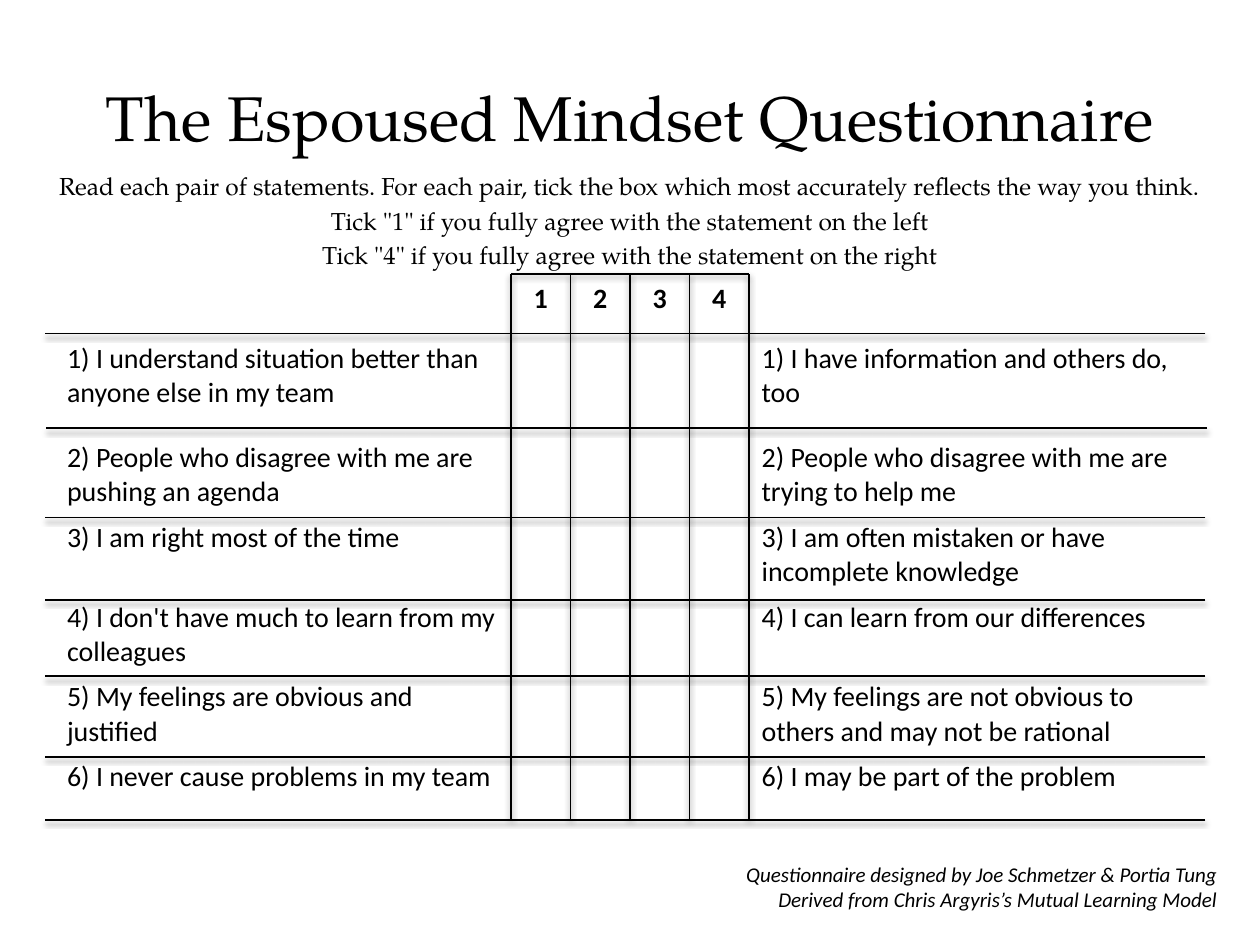
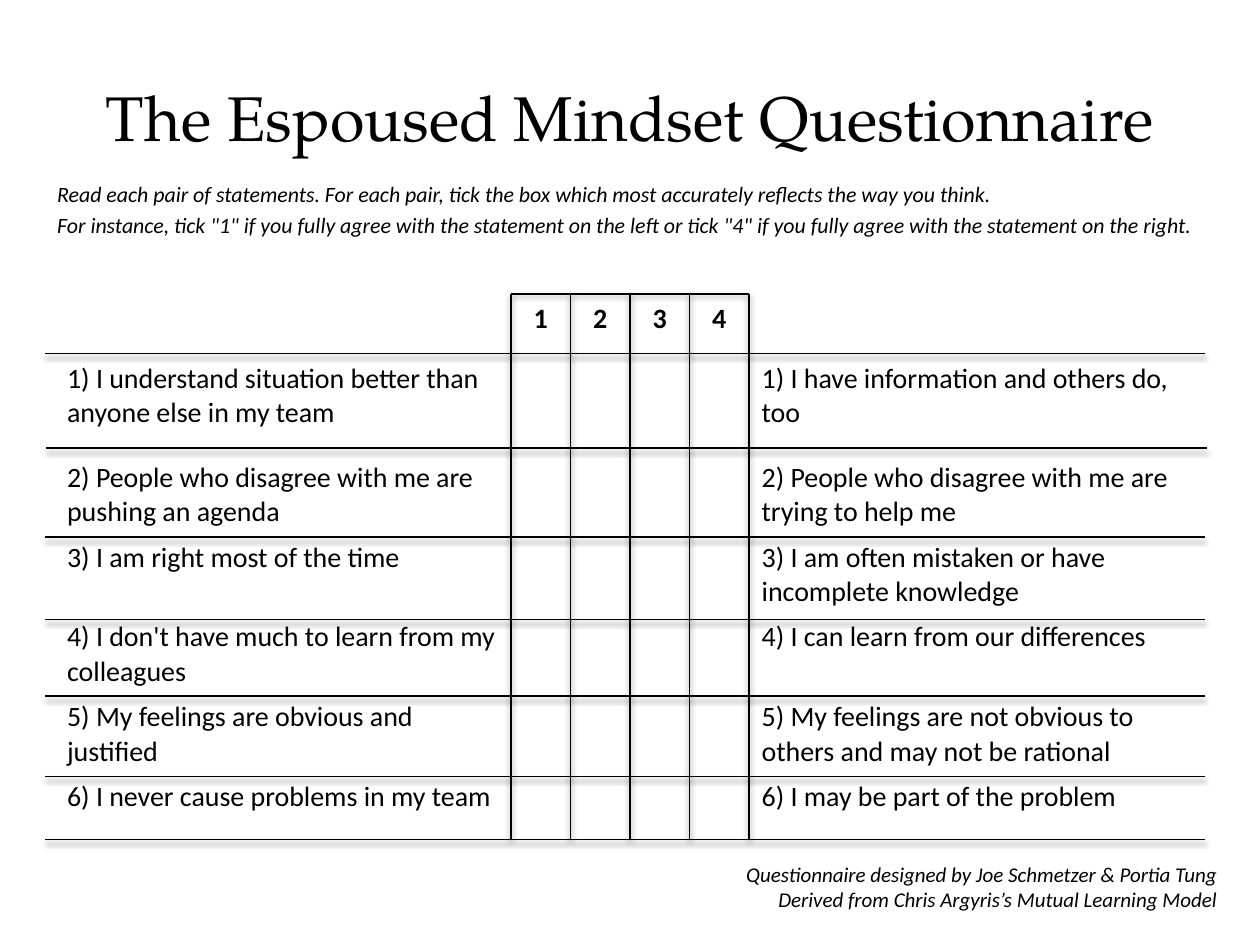
Before and after one commit to tumbarumba/effective-communication, a slide deck: slide 5 of The Fellowship of the Ring.pptx. Drawn at 1260x945 pixels with LibreOffice and Linux fonts; fonts in the diff are those of the drawing. Boxes give left, top, right and bottom in pixels: in the first picture for what was removed or moved away, otherwise in the second. Text is boxed around its words. In the diff, an @@ line names an element or a change of style, - is before the commit and + after.

```diff
--- a/The Fellowship of the Ring.pptx
+++ b/The Fellowship of the Ring.pptx
@@ text "Read each pair of statements. ...": place and size @@
-text "Read each pair of statements. ..." at [59, 177, 1199, 274]
+text "Read each pair of statements. ..." at [57, 186, 1191, 237]
@@ text at [57, 186, 990, 206]: size 14 to 12.5 pt, font TeX Gyre Pagella to Calibri, italic on in "Read each pair of statements. For each ..."; alignment centre to left @@
@@ text at [57, 217, 1191, 237]: text changed; size 14 to 12.5 pt; font TeX Gyre Pagella to Calibri; italic on @@
-Tick "1" if you fully agree with the statement on the left
-Tick "4" if you fully agree with the statement on the right
+For instance, tick "1" if you fully agree with the statement on the left or tick "4" if you fully agree with the statement on the right.
@@ 13 lines, 1 table: place and size @@
-13 lines, 1 table at [44, 275, 1213, 820]
+13 lines, 1 table at [44, 294, 1213, 839]
```
Also in this commit, not shown: 6 other slides changed, 1 slide added, 1 slide removed.
